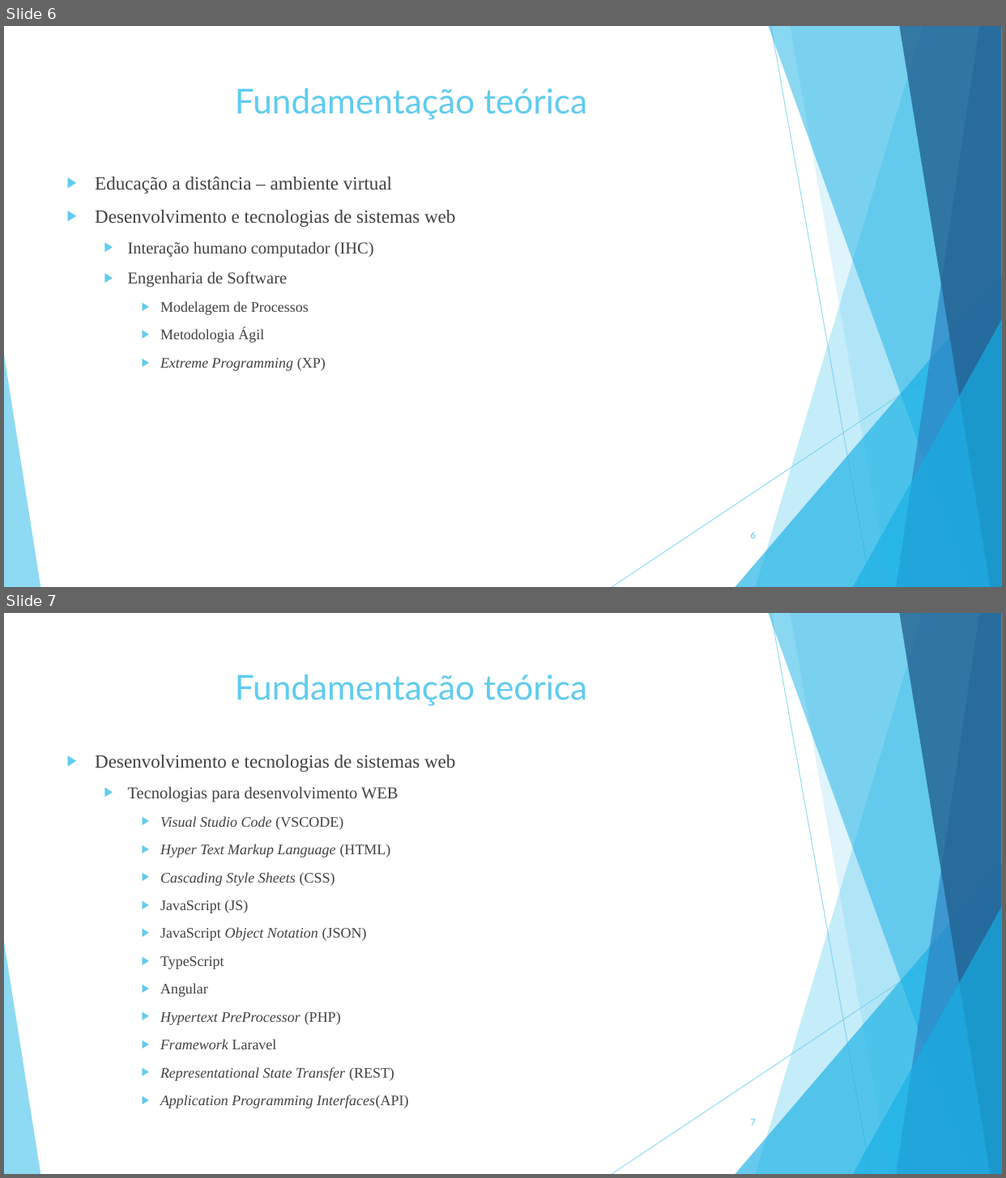
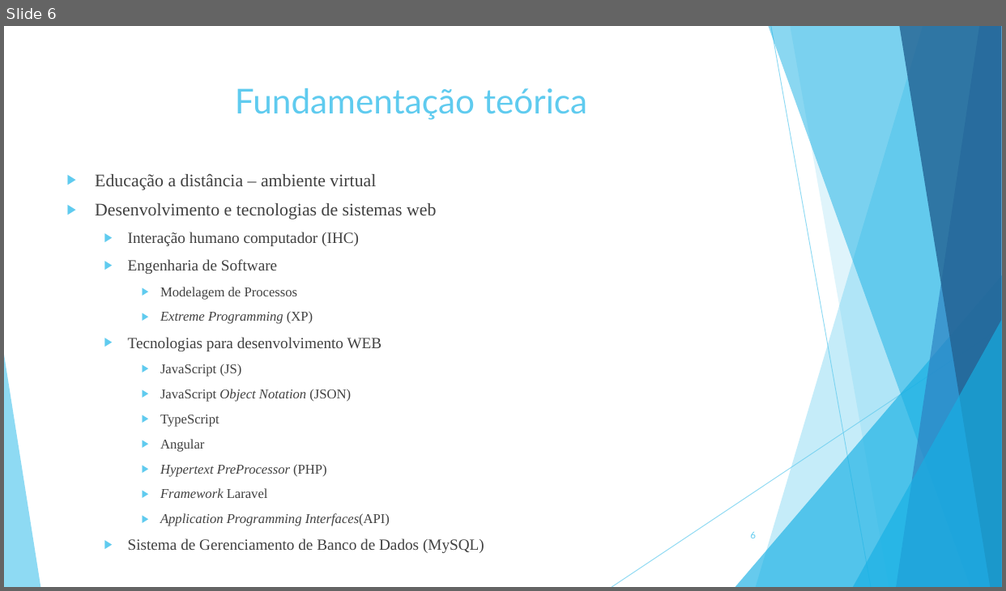
Before and after one commit to ryanlucaslemos/arquivostcc, a slide deck: TCC 2/Slide de TCC 2.ppt. Shown one above the other, each under a label of ours: slides 6 and 7 before the commit, slide 6 after it. The pictures are 1006x1178 and 1006x591 pixels, drawn with LibreOffice and Linux fonts; fonts in the diff are those of the drawing. Boxes give left, top, right and bottom in pixels: in the first picture for what was removed or moved away, otherwise in the second. Text is boxed around its words. In the diff, an @@ line names an element or a change of style, - is before the commit and + after.

```diff
--- a/TCC 2/Slide de TCC 2.ppt
+++ b/TCC 2/Slide de TCC 2.ppt
@@ slide 7 removed at box(4, 613, 1002, 1174), background #FFFFFF; not listed: 10 template elements that a slide beside it also shows @@
@@ title removed at box(235, 675, 587, 706) @@
-Fundamentação teórica
@@ text removed at box(95, 755, 455, 1109) @@
-▶ Desenvolvimento e tecnologias de sistemas web
-  ▶ Tecnologias para desenvolvimento WEB
-    ▶ Visual Studio Code (VSCODE)
-    ▶ Hyper Text Markup Language (HTML)
-    ▶ Cascading Style Sheets (CSS)
-    ▶ JavaScript (JS)
-    ▶ JavaScript Object Notation (JSON)
-    ▶ TypeScript
-    ▶ Angular
-    ▶ Hypertext PreProcessor (PHP)
-    ▶ Framework Laravel
-    ▶ Representational State Transfer (REST)
-    ▶ Application Programming Interfaces(API)
@@ page number removed at box(750, 1118, 756, 1126) @@
-7
@@ slide 6 changed as well @@
@@ text at box(95, 174, 436, 324): size 18 to 17 pt in "Educação a distância – ambiente virtual", "Desenvolvimento e tecnologias de sistemas web"; size 16 to 15 pt in "Interação humano computador (IHC)", "Engenharia de Software"; size 14 to 13 pt in "Modelagem de Processos", "Extreme Programming (XP)"; line spacing 1 to 0.9 @@
@@ text at box(128, 337, 484, 553): paragraphs added @@
+  ▶ Tecnologias para desenvolvimento WEB
+    ▶ JavaScript (JS)
+    ▶ JavaScript Object Notation (JSON)
+    ▶ TypeScript
+    ▶ Angular
+    ▶ Hypertext PreProcessor (PHP)
+    ▶ Framework Laravel
+    ▶ Application Programming Interfaces(API)
+  ▶ Sistema de Gerenciamento de Banco de Dados (MySQL)
@@ text at box(160, 329, 264, 343): paragraph removed @@
-    ▶ Metodologia Ágil
```
Also in this commit, not shown: 16 other slides changed, 3 other slides removed.
